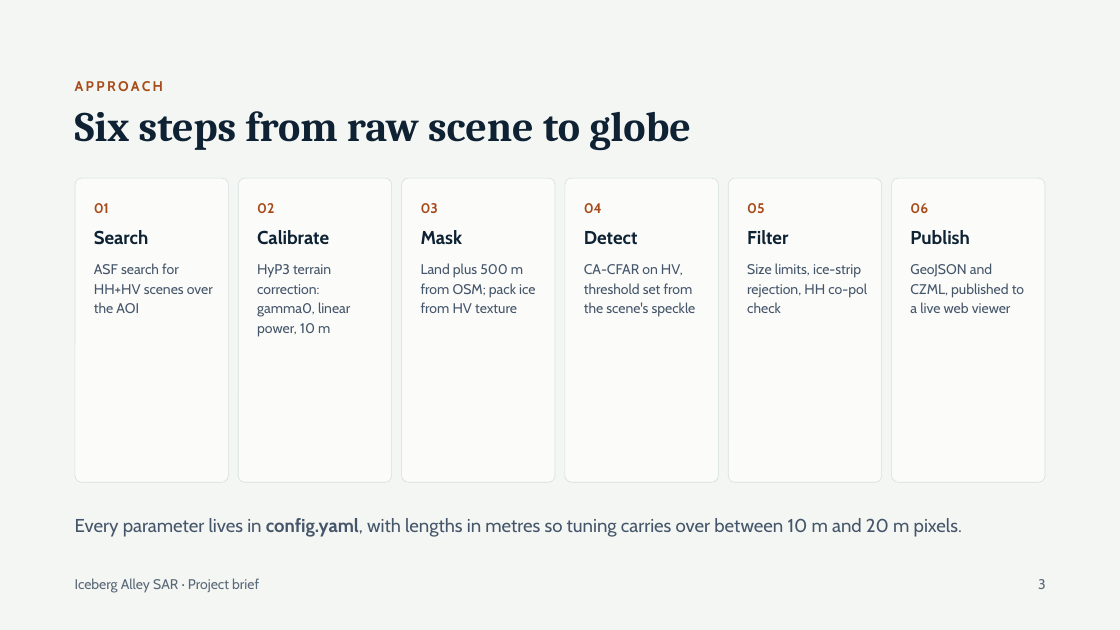
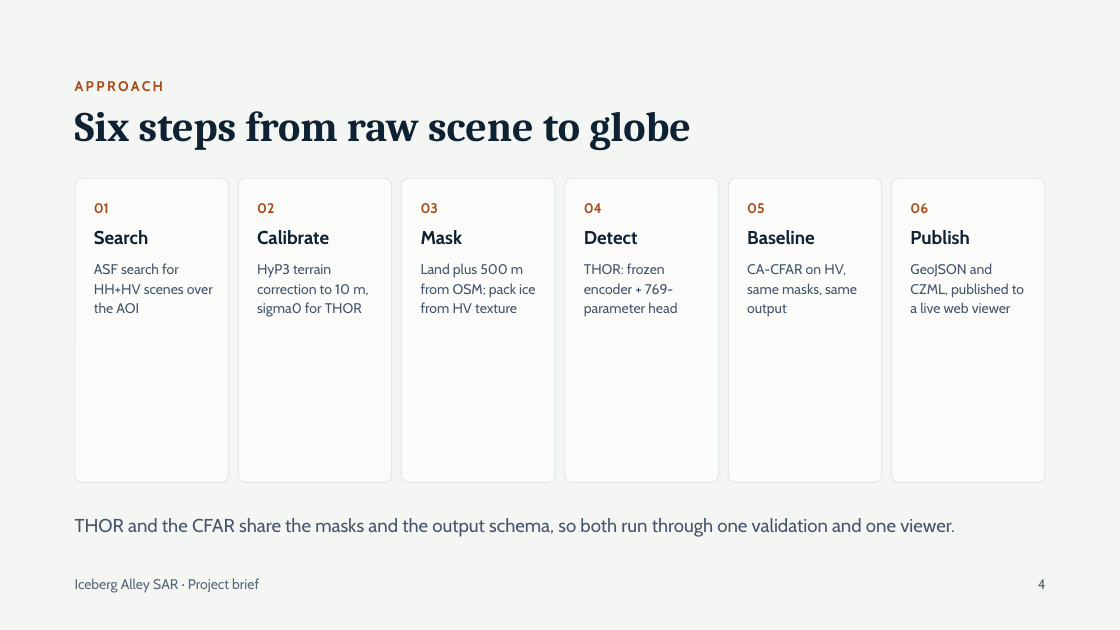
Before and after one commit to natali-kovalski/iceberg-alley-sar, a slide deck: slide 4 of docs/presentation/Iceberg Alley SAR — Project Brief v2.pptx (slide 3 before the commit). Drawn at 1120x630 pixels with LibreOffice and Linux fonts; fonts in the diff are those of the drawing. Boxes give left, top, right and bottom in pixels: in the first picture for what was removed or moved away, otherwise in the second. Text is boxed around its words. In the diff, an @@ line names an element or a change of style, - is before the commit and + after.

```diff
--- a/docs/presentation/Iceberg Alley SAR — Project Brief v2.pptx
+++ b/docs/presentation/Iceberg Alley SAR — Project Brief v2.pptx
@@ text at (747,230,815,244): text changed @@
-Filter
+Baseline
@@ text at (257,264,368,317): text changed @@
-HyP3 terrain correction: gamma0, linear power, 10 m
+HyP3 terrain correction to 10 m, sigma0 for THOR
@@ text at (584,263,677,317): text changed @@
-CA-CFAR on HV, threshold set from the scene's speckle
+THOR: frozen encoder + 769-parameter head
@@ text at (747,264,857,317): text changed @@
-Size limits, ice-strip rejection, HH co-pol check
+CA-CFAR on HV, same masks, same output
@@ text at (75,518,955,537): text changed @@
-Every parameter lives in config.yaml, with lengths in metres so tuning carries over between 10 m and 20 m pixels.
+THOR and the CFAR share the masks and the output schema, so both run through one validation and one viewer.
@@ text at (1038,579,1046,589): text changed @@
-3
+4
```
Also in this commit, not shown: 12 other slides changed, 1 slide added, 1 slide removed, 10 other files.
